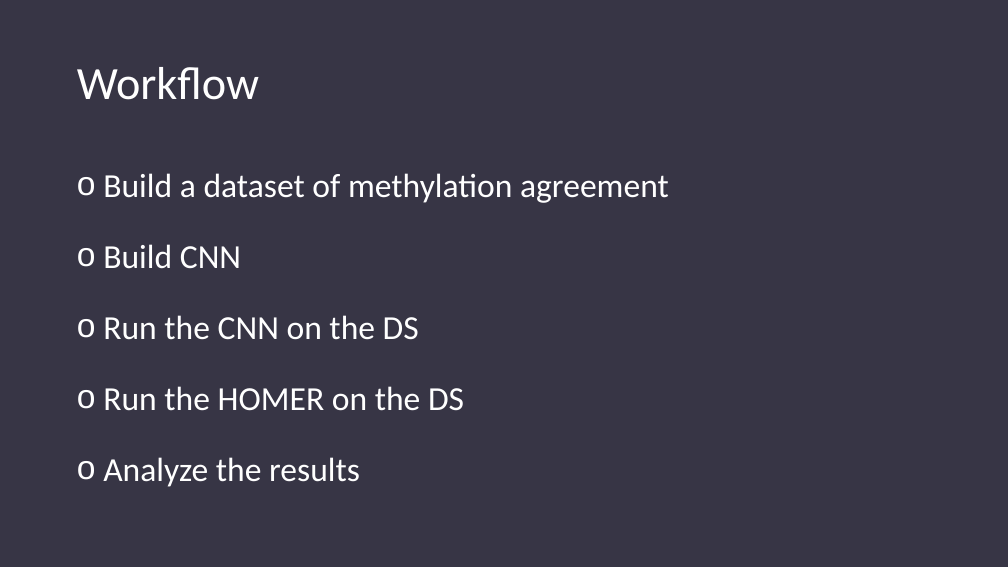
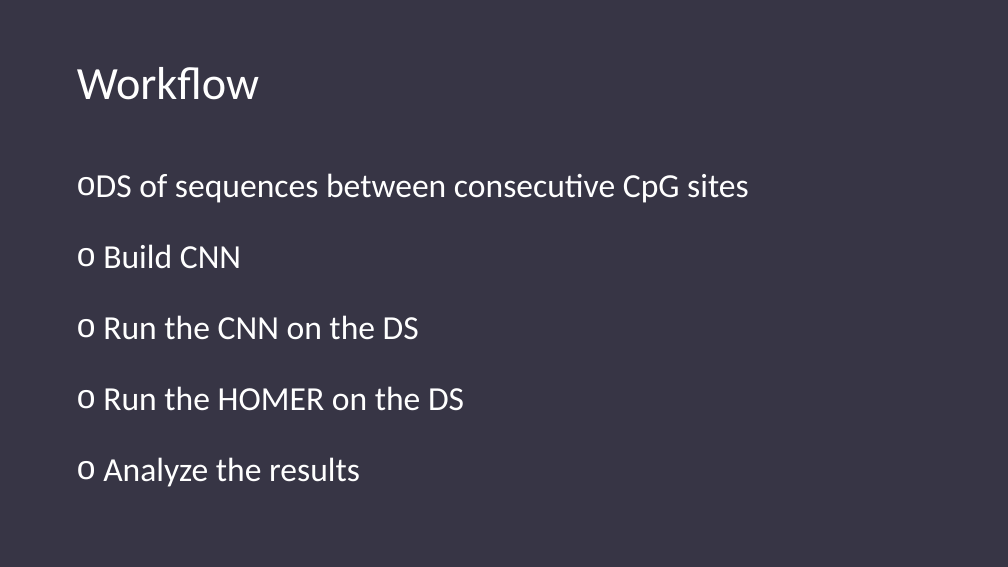
Before and after one commit to amitaifrey/methyl-motif, a slide deck: slide 4 of Predicting methyilation in human genome.pptm. Drawn at 1008x567 pixels with LibreOffice and Linux fonts; fonts in the diff are those of the drawing. Boxes give left, top, right and bottom in pixels: in the first picture for what was removed or moved away, otherwise in the second. Text is boxed around its words. In the diff, an @@ line names an element or a change of style, - is before the commit and + after.

Commit message:
final powerpoint

```diff
--- a/Predicting methyilation in human genome.pptm
+++ b/Predicting methyilation in human genome.pptm
@@ text at bbox=[96, 173, 749, 203]: text changed @@
-o Build a dataset of methylation agreement
+o DS of sequences between consecutive CpG sites
```
Also in this commit, not shown: 2 other slides changed.
